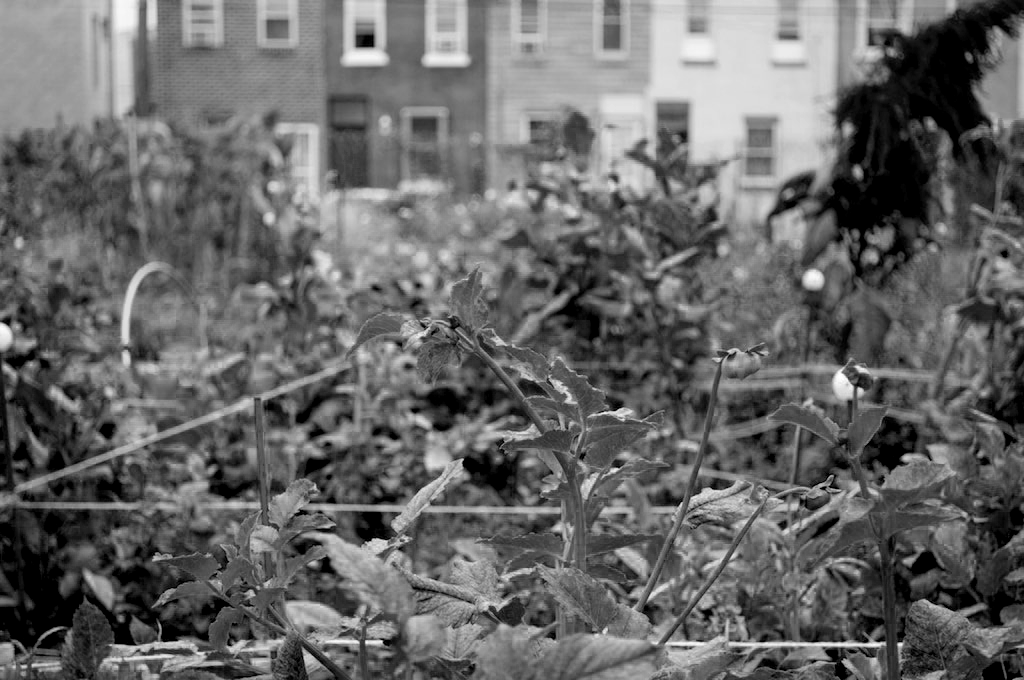
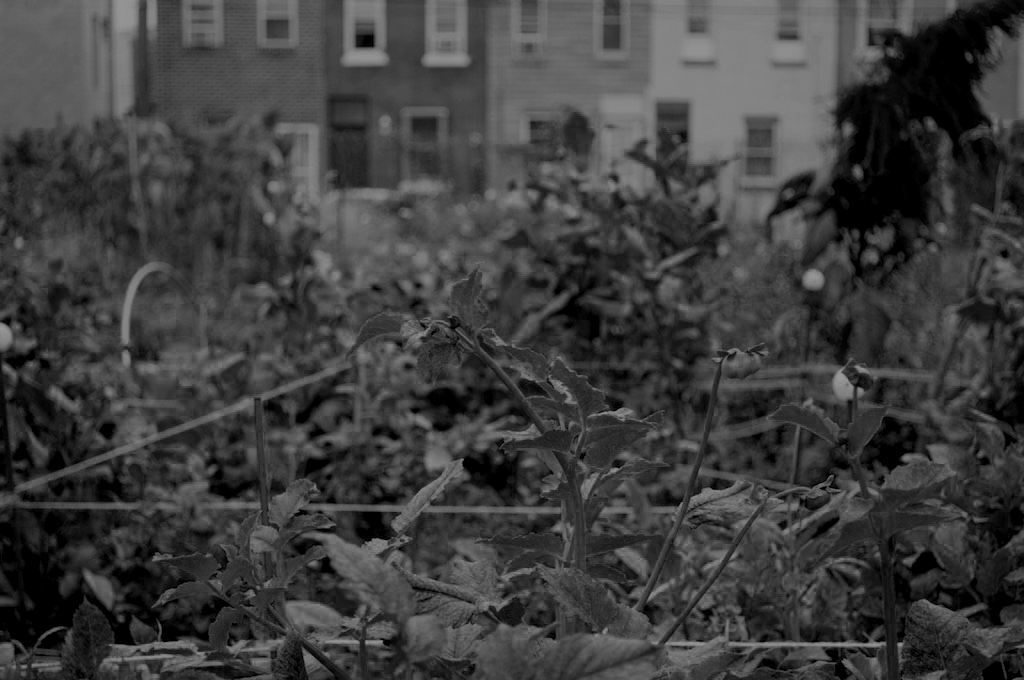
Layer changes from the first 1024 × 680 image to the second:
added layer "Layer 1" above "Levels 1" over <box>0,0,1024,680</box>
